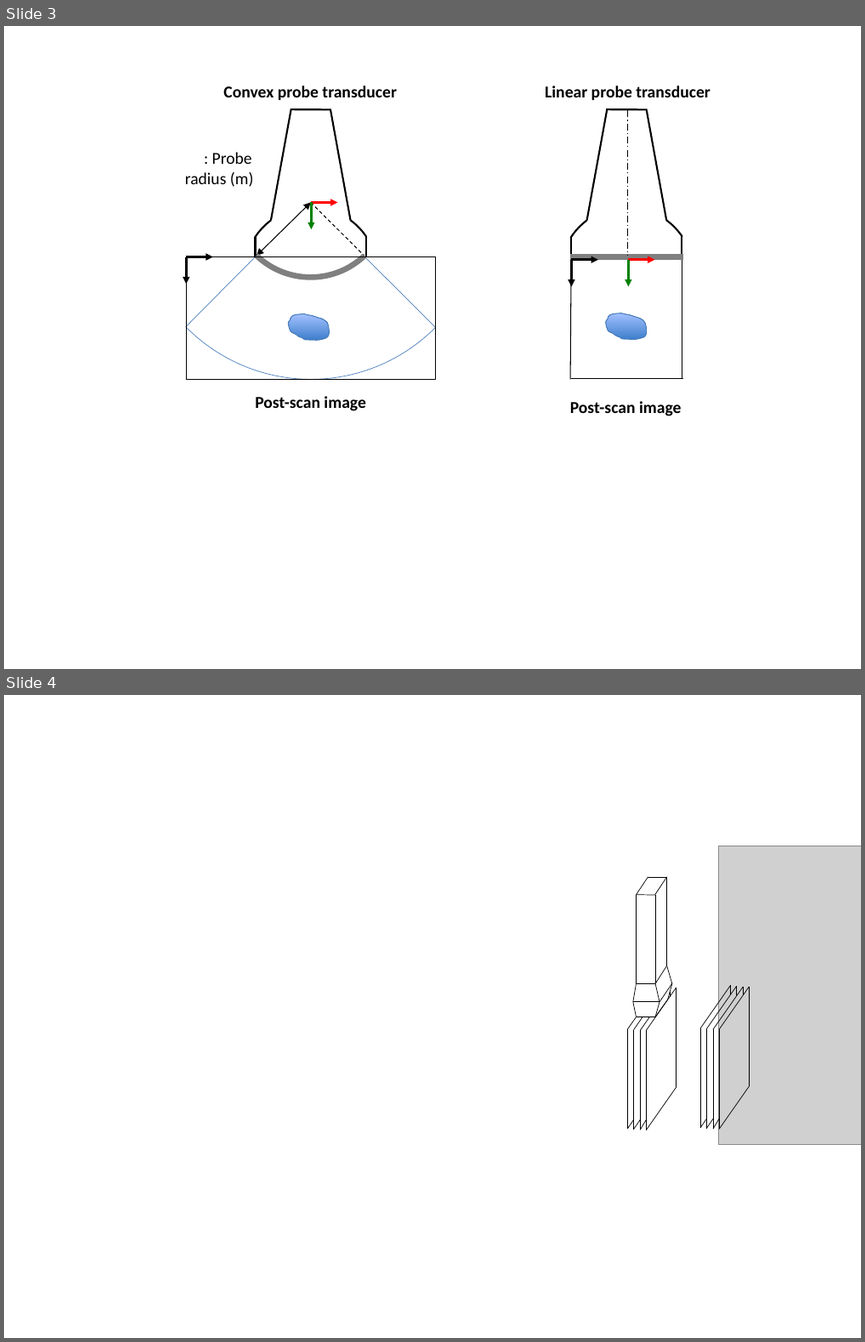
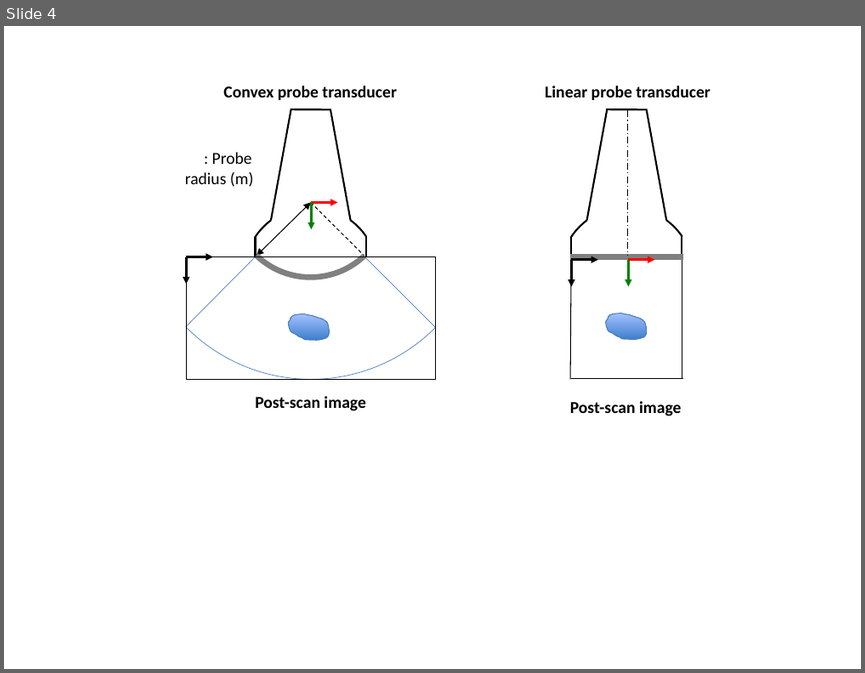
Before and after one commit to lagadic/ustk, a slide deck: doc/image/img-usProbeSettings.pptx. Shown one above the other, each under a label of ours: slides 3 and 4 before the commit, slide 4 after it. The pictures are 865x1342 and 865x673 pixels, drawn with LibreOffice and Linux fonts; fonts in the diff are those of the drawing; grey boxes stand for pictures; background and template pictures are left out. Boxes give left, top, right and bottom in pixels: in the first picture for what was removed or moved away, otherwise in the second. Text is boxed around its words. In the diff, an @@ line names an element or a change of style, - is before the commit and + after.

```diff
--- a/doc/image/img-usProbeSettings.pptx
+++ b/doc/image/img-usProbeSettings.pptx
@@ slide 4 removed at box(4, 695, 861, 1338), background #FFFFFF @@
@@ picture removed at box(719, 845, 861, 1144) @@
@@ group removed at box(633, 877, 672, 1017): 19 lines @@
@@ group removed at box(628, 987, 676, 1130): 14 lines @@
@@ group removed at box(701, 986, 749, 1129): 16 lines @@
@@ what was slide 3 is now slide 4 @@
```
Also in this commit, not shown: 1 slide changed, 4 slides added, 14 other files.
